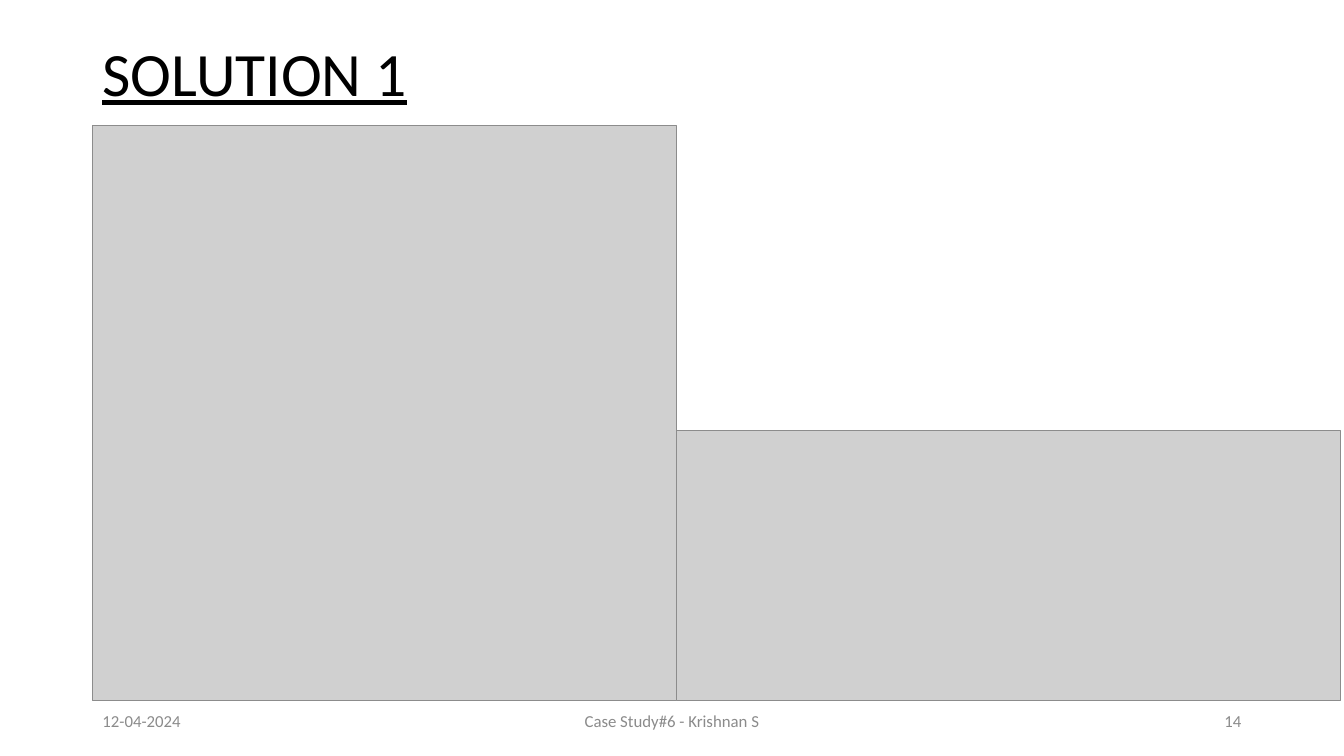
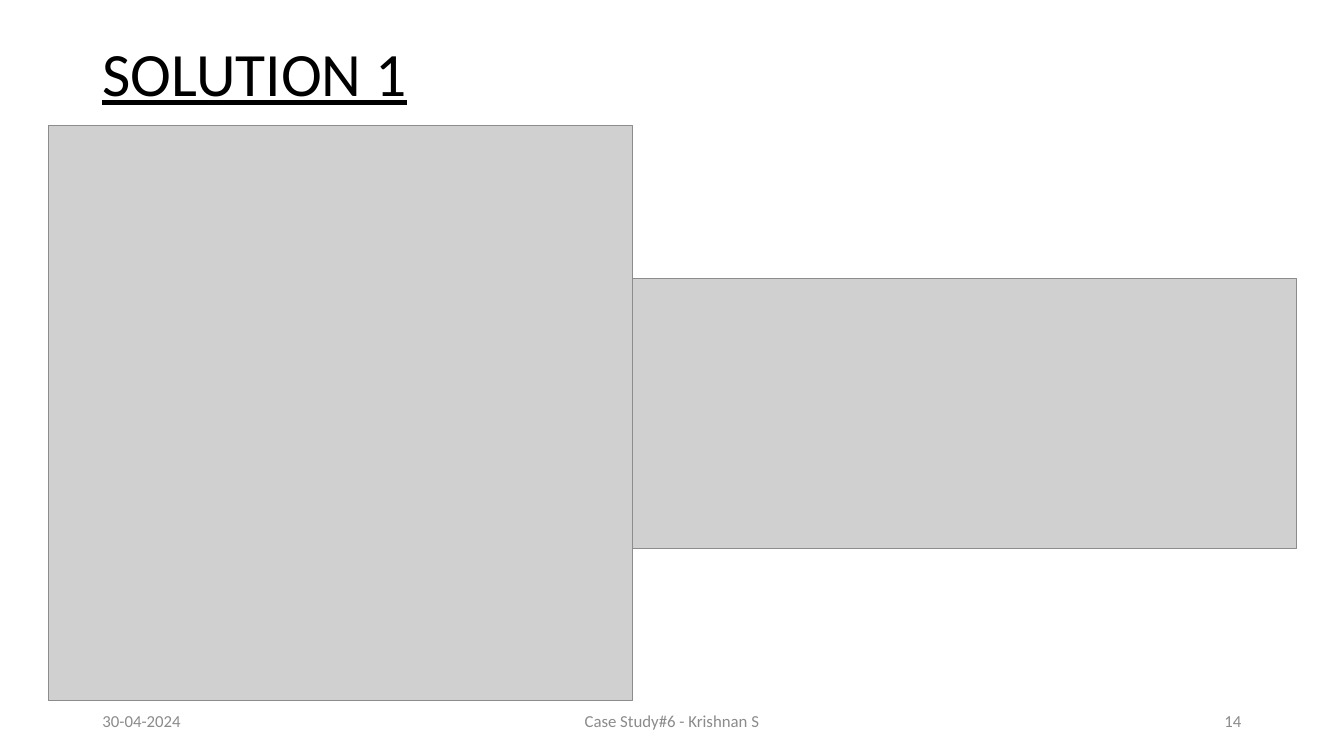
Before and after one commit to Krishnann-s/8-Week-SQL-Challenge, a slide deck: slide 14 of Case Study 6/Clique Bait.pptx. Drawn at 1344x756 pixels with LibreOffice and Linux fonts; fonts in the diff are those of the drawing; grey boxes stand for pictures. Boxes give left, top, right and bottom in pixels: in the first picture for what was removed or moved away, otherwise in the second. Text is boxed around its words. In the diff, an @@ line names an element or a change of style, - is before the commit and + after.

```diff
--- a/Case Study 6/Clique Bait.pptx
+++ b/Case Study 6/Clique Bait.pptx
@@ picture: place and size @@
-picture at [93, 126, 677, 701]
+picture at [48, 126, 632, 701]
@@ picture: place and size @@
-picture at [677, 432, 1341, 702]
+picture at [632, 278, 1297, 548]
@@ text at [102, 716, 180, 727]: text changed @@
-12-04-2024
+30-04-2024
```
Also in this commit, not shown: 21 other slides changed.
